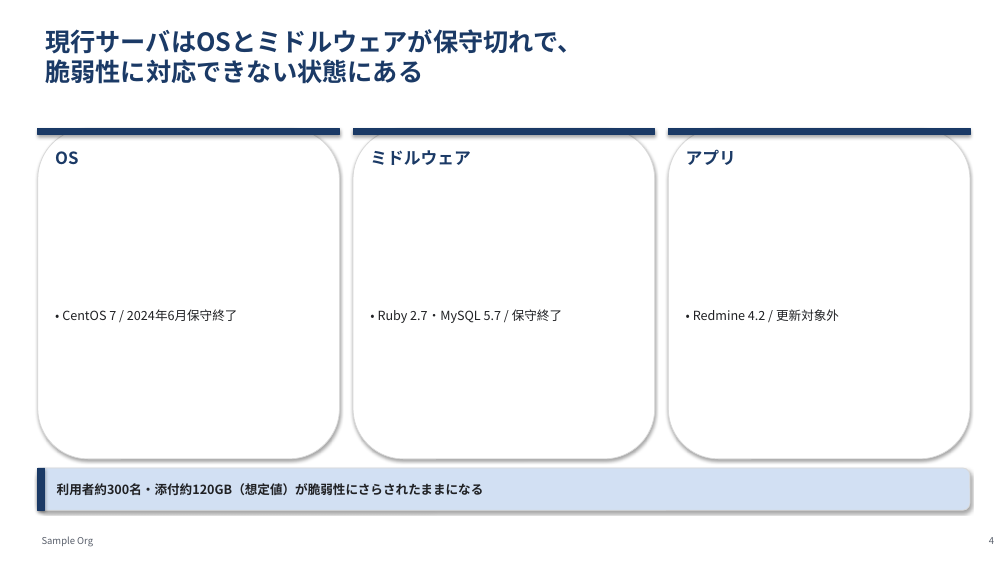
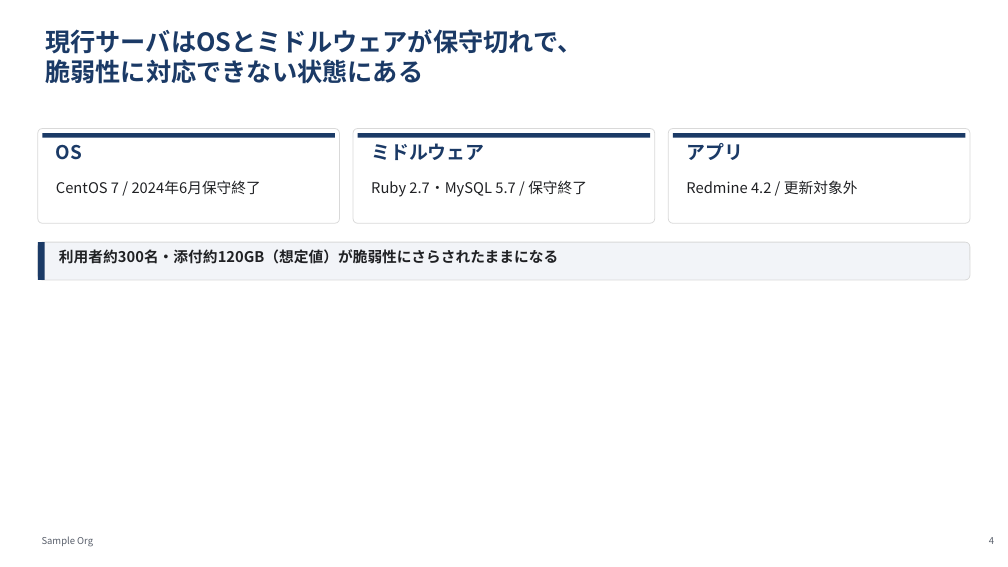
Before and after one commit to YHirano7/Artifacts, a slide deck: slide 4 of skills/pptx-deck/examples/redmine-migration/redmine-migration.pptx. Drawn at 1008x567 pixels with LibreOffice and Linux fonts; fonts in the diff are those of the drawing. Boxes give left, top, right and bottom in pixels: in the first picture for what was removed or moved away, otherwise in the second. Text is boxed around its words. In the diff, an @@ line names an element or a change of style, - is before the commit and + after.

```diff
--- a/skills/pptx-deck/examples/redmine-migration/redmine-migration.pptx
+++ b/skills/pptx-deck/examples/redmine-migration/redmine-migration.pptx
@@ rounded rectangle: place and size @@
-rounded rectangle at (38, 129, 340, 459)
+rounded rectangle at (38, 129, 340, 223)
@@ rectangle: place and size @@
-rectangle at (38, 129, 340, 135)
+rectangle at (42, 133, 335, 138)
@@ rounded rectangle: place and size @@
-rounded rectangle at (353, 129, 655, 459)
+rounded rectangle at (353, 129, 655, 223)
@@ rectangle: place and size @@
-rectangle at (353, 129, 655, 135)
+rectangle at (358, 133, 650, 138)
@@ shadow off; proportions changed in 3 elements at (38, 129, 340, 223), (353, 129, 655, 223), (668, 129, 970, 223) @@
@@ rounded rectangle: place and size @@
-rounded rectangle at (668, 129, 970, 459)
+rounded rectangle at (668, 129, 970, 223)
@@ outline #193866 0.75 pt to none; shadow off in 3 elements at (42, 133, 335, 138), (358, 133, 650, 138), (673, 133, 966, 138) @@
@@ rectangle: place and size @@
-rectangle at (668, 129, 970, 135)
+rectangle at (673, 133, 966, 138)
@@ size 16 to 18 pt; vertical alignment middle to top in 3 elements at (56, 144, 82, 160), (371, 143, 484, 160), (686, 143, 743, 160) @@
@@ vertical alignment middle to top in 3 elements at (56, 180, 261, 194), (371, 180, 587, 197), (686, 180, 858, 194) @@
@@ text at (56, 180, 261, 194): text changed; size 12 to 14 pt @@
-• CentOS 7 / 2024年6月保守終了
+CentOS 7 / 2024年6月保守終了
@@ text at (371, 180, 587, 197): text changed; size 12 to 14 pt @@
-• Ruby 2.7・MySQL 5.7 / 保守終了
+Ruby 2.7・MySQL 5.7 / 保守終了
@@ text at (686, 180, 858, 194): text changed; size 12 to 14 pt @@
-• Redmine 4.2 / 更新対象外
+Redmine 4.2 / 更新対象外
@@ rounded rectangle added at (38, 242, 970, 280), fill #F2F4F8, outline #D9D9D9 0.75 pt @@
@@ rectangle added at (38, 242, 45, 280), fill #1B3A66 @@
@@ text "利用者約300名・添付約120GB（想定値）が脆弱性にさらされたままになる": place and size @@
-text "利用者約300名・添付約120GB（想定値）が脆弱性にさらされたままになる" at (57, 483, 484, 495)
+text "利用者約300名・添付約120GB（想定値）が脆弱性にさらされたままになる" at (59, 249, 558, 264)
@@ text "利用者約300名・添付約120GB（想定値）が脆弱性にさらされたままになる" at (59, 249, 558, 264): size 12 to 14 pt; vertical alignment middle to top @@
@@ rounded rectangle removed at (38, 468, 970, 510) @@
@@ rectangle removed at (38, 468, 45, 510) @@
```
Also in this commit, not shown: 3 other slides changed, 41 other files.
